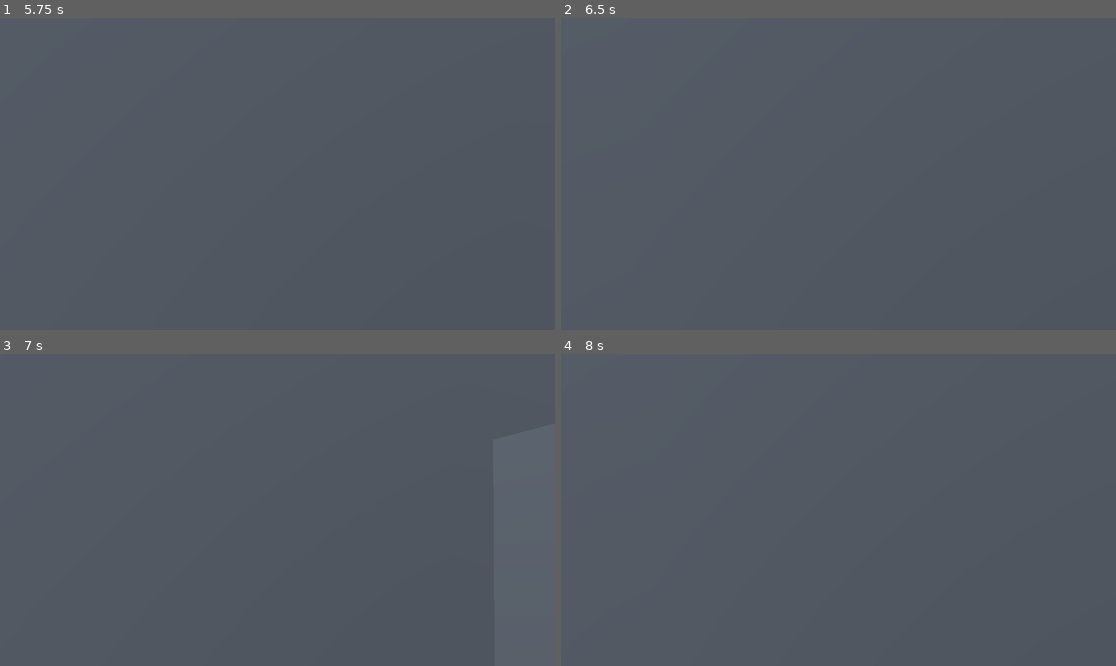
Above: before the commit, frames 1-4 (two rows, left to right).
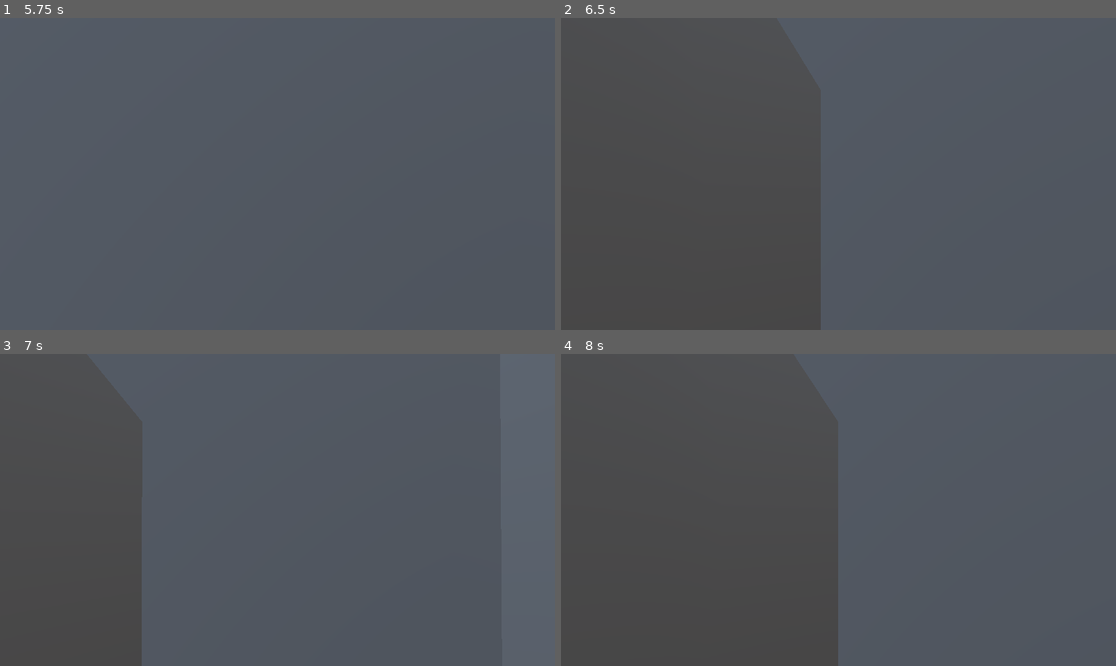
Above: after the commit, the same moments.

Repository: fabio98p/spagetti_invasion_jam
Game: Godot game, scene res://Levels/level_1/experimental.tscn
The game is run twice, just before and just after one commit, with the same random seed, the same clock (stepped at 60 frames per second) and the same inputs. Before the commit the project has no main scene; this scene is started directly in both runs.
Inputs (mouse positions are in pixels of both pictures, inside the frame that each line leads up to):
- Up to frame 1 (5.75 s): tap Enter at 0.5, 2, 3.5 s; move the mouse to (305, 174) at 0.52 s; hold W (forward) from 0.53 s (still down); tap E (interaction) every 1.5 s from 0.6 to 5.1 s; tap Space at 1.25, 2.75, 4.25 s; move the mouse to (249, 174) at 1.27 s; tap Shift (sprint) at 1.35, 2.85, 4.35 s; move the mouse to (288, 167) at 2.02 s; move the mouse to (271, 180) at 2.77 s; move the mouse to (316, 177) at 3.52 s; move the mouse to (233, 170) at 4.27 s; move the mouse to (283, 174) at 5.02 s
- Up to frame 2 (6.5 s): move the mouse to (816, 167) at 5.77 s; release W (forward) at 5.78 s; hold D (right) from 5.78 s (still down); tap Shift (sprint) at 5.85 s
- Up to frame 3 (7 s): move the mouse to (305, 510) at 6.52 s; release D (right) at 6.53 s; hold W (forward) from 6.53 s (still down); tap E (interaction) at 6.6 s
- Up to frame 4 (8 s): keep holding W (forward); move the mouse to (810, 510) at 7.27 s; tap Shift (sprint) at 7.35 s

Frame 1 is identical in both runs. In frame 2, 23% of the frame differs, in the area x 0-47%, y 20-100%; in frame 3, 9.4%; in frame 4, 28%, in the area x 0-50%, y 14-100%.

Commit message:
resolve button problem

Diff:
--- a/Interactibles/Button/button.tscn
+++ b/Interactibles/Button/button.tscn
@@ -7,6 +7,8 @@
 [sub_resource type="BoxShape3D" id="BoxShape3D_u067y"]
 
 [node name="Button" type="StaticBody3D"]
+collision_layer = 4
+collision_mask = 4
 script = ExtResource("1_u067y")
 
 [node name="MeshInstance3D" type="MeshInstance3D" parent="."]
--- a/Player/ray_cast_3d.gd
+++ b/Player/ray_cast_3d.gd
@@ -4,6 +4,7 @@
 	label.text= ""
 func _process(delta: float) -> void:
 	if is_colliding():
+		print('aaaaaaaaaaaaaaaaaa')
 		var collider = get_collider()
 		if collider is interactible:
 			label.text = collider.int_name
--- a/project.godot
+++ b/project.godot
@@ -11,6 +11,7 @@
 [application]
 
 config/name="spagetti_invasion_jam"
+run/main_scene="uid://dxaip1h3dtt5b"
 config/features=PackedStringArray("4.4", "GL Compatibility")
 config/icon="res://icon.svg"
 
